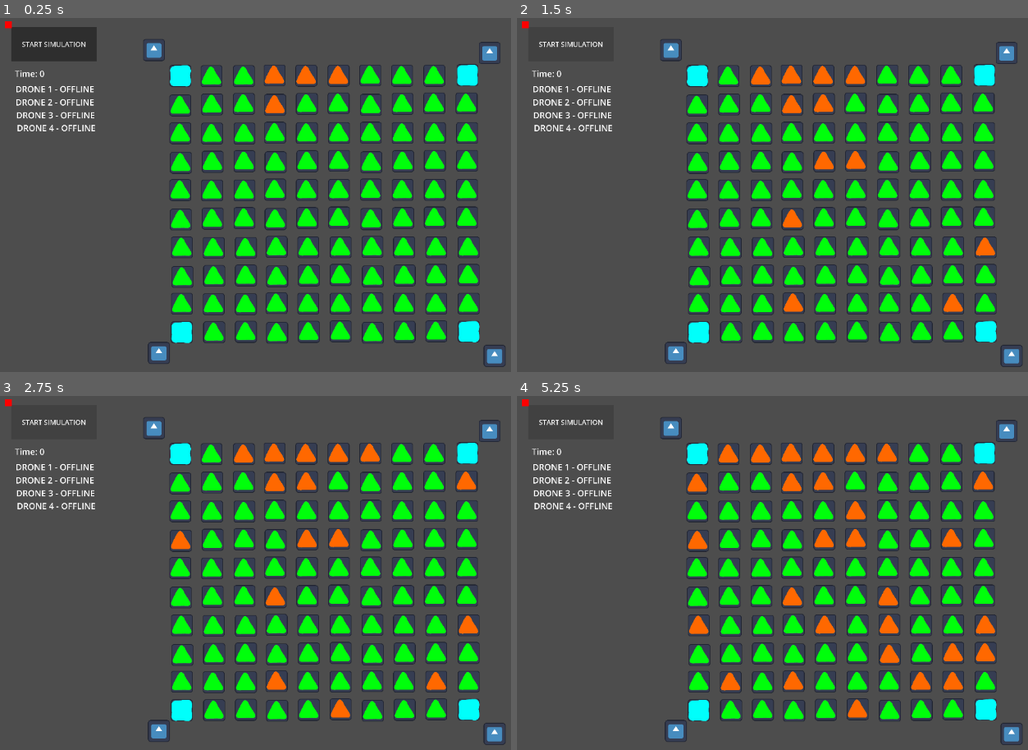
Above: before the commit, frames 1-4 (two rows, left to right).
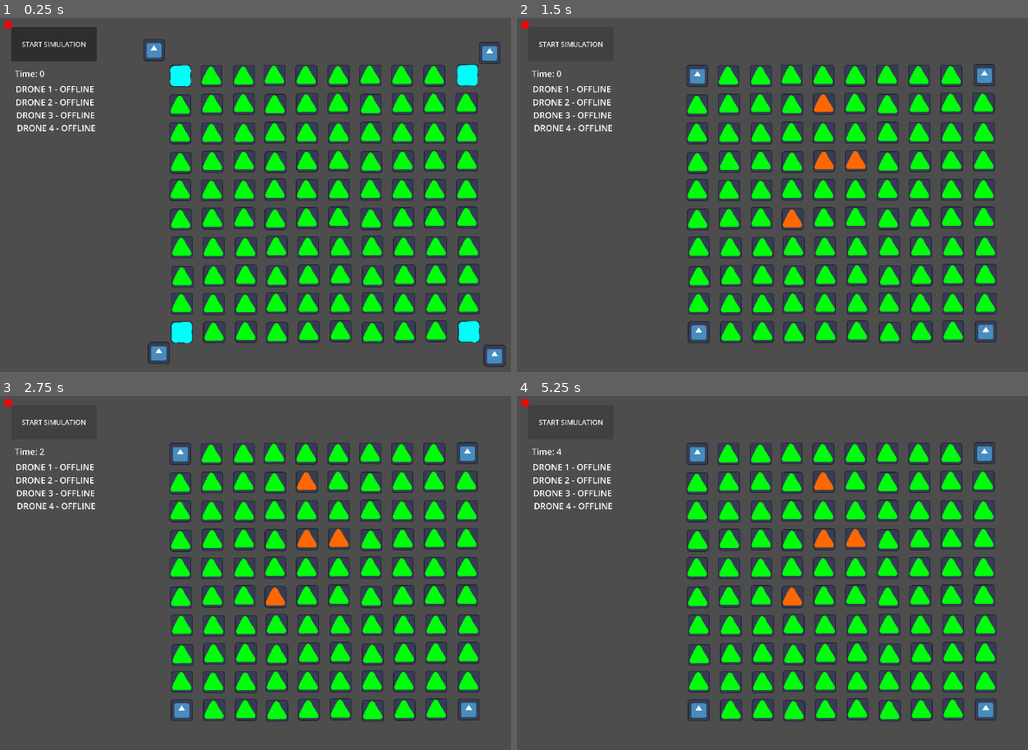
Above: after the commit, the same moments.

Repository: nabgit/Drone-Swarm-Using-GOAP-GA
Game: Godot game, scene res://Levels/main.tscn
The game is run twice, just before and just after one commit, with the same random seed, the same clock (stepped at 60 frames per second) and the same inputs. The engine's default icon, where the game draws it, is replaced by a stand-in: a white triangle on a blue panel in a dark square.
Inputs:
- Up to frame 1 (0.25 s): no input
- Up to frame 2 (1.5 s): click "START SIMULATION" at 0.5 s; click "START SIMULATION" at 1.25 s
- Up to frame 3 (2.75 s): click "START SIMULATION" at 2 s
- Up to frame 4 (5.25 s): tap Enter at 2.75, 4.25 s; tap Space at 3.5, 5 s

The runs differ from the first frame. In frame 1, 0.5% of the frame differs, in the area x 51-69%, y 13-27%; in frame 2, 2.7%; in frame 3, 3.3%; in frame 4, 5.0%, in the area x 7-99%, y 6-99%.
Error before the commit: Parse Error: Cannot infer the type of "n" variable because the value doesn't have a set type. (res://grid_manager.gd:74)

Commit message:
Finishing touches and fixes

Diff:
--- a/Levels/main.tscn
+++ b/Levels/main.tscn
@@ -4,6 +4,7 @@
 [ext_resource type="PackedScene" uid="uid://dtgqvyth3474k" path="res://Objects/Target_Object.tscn" id="2_nj2yk"]
 [ext_resource type="PackedScene" uid="uid://ddnbn1s56dc8s" path="res://Objects/WaterStation_Object.tscn" id="3_7pswh"]
 [ext_resource type="Script" uid="uid://cg62cm04o2f60" path="res://game_manager.gd" id="4_nj2yk"]
+[ext_resource type="Script" path="res://grid_manager.gd" id="5_grid"]
 
 [node name="Main" type="Node2D" unique_id=1322690549]
 
@@ -61,19 +62,15 @@
 
 [node name="TargetObject7" parent="." unique_id=1691152873 groups=["forest"] instance=ExtResource("2_nj2yk")]
 position = Vector2(-285, 64)
-is_on_fire = true
 
 [node name="TargetObject8" parent="." unique_id=196933188 groups=["forest"] instance=ExtResource("2_nj2yk")]
 position = Vector2(-99, 66)
-is_on_fire = true
 
 [node name="TargetObject9" parent="." unique_id=434895236 groups=["forest"] instance=ExtResource("2_nj2yk")]
 position = Vector2(90, 66)
-is_on_fire = true
 
 [node name="TargetObject10" parent="." unique_id=1351684446 groups=["forest"] instance=ExtResource("2_nj2yk")]
 position = Vector2(-282, 237)
-is_on_fire = true
 
 [node name="TargetObject11" parent="." unique_id=577762836 groups=["forest"] instance=ExtResource("2_nj2yk")]
 position = Vector2(-96, 231)
@@ -410,11 +407,10 @@
 [node name="WaterStation_Object4" parent="." unique_id=1811819077 groups=["water_station"] instance=ExtResource("3_7pswh")]
 position = Vector2(853, 1565)
 
+[node name="GridManager" type="Node" parent="."]
+script = ExtResource("5_grid")
+
 [node name="GameManager" type="Node" parent="." unique_id=963429042 groups=["game_manager"]]
 script = ExtResource("4_nj2yk")
 
-[connection signal="pressed" from="CanvasLayer_UI/Control/Button" to="NPC" method="_on_button_pressed"]
-[connection signal="pressed" from="CanvasLayer_UI/Control/Button" to="NPC2" method="_on_button_pressed"]
-[connection signal="pressed" from="CanvasLayer_UI/Control/Button" to="NPC3" method="_on_button_pressed"]
-[connection signal="pressed" from="CanvasLayer_UI/Control/Button" to="NPC4" method="_on_button_pressed"]
 [connection signal="pressed" from="CanvasLayer_UI/Control/Button" to="GameManager" method="_on_button_pressed"]
--- a/Objects/npc.gd
+++ b/Objects/npc.gd
@@ -11,7 +11,7 @@
 var grid_manager: GridManager = null
 
 # Grid movement
-var grid_pos := Vector2i(-1, -1)
+var grid_coord := Vector2i(-1, -1)
 var move_path: Array[Vector2i] = []
 
 # Visual interpolation between grid cells
@@ -46,9 +46,9 @@
 
 func start_simulation():
 	simulation_started = true
-	# Snap grid_pos from current world position.
+	# Snap grid_coord from current world position.
 	if grid_manager:
-		grid_pos = grid_manager.world_to_grid(global_position)
+		grid_coord = grid_manager.world_to_grid(global_position)
 		visual_from = global_position
 		visual_to = global_position
 	_enter_idle()
@@ -137,10 +137,10 @@
 
 	# Get path from grid_manager.
 	var target_grid: Vector2i = current_target_object.grid_coord
-	move_path = grid_manager.find_path(grid_pos, target_grid)
+	move_path = grid_manager.find_path(grid_coord, target_grid)
 
 	# Remove the first element (current position).
-	if not move_path.is_empty() and move_path[0] == grid_pos:
+	if not move_path.is_empty() and move_path[0] == grid_coord:
 		move_path.remove_at(0)
 
 	if move_path.is_empty():
@@ -168,9 +168,9 @@
 	var next_cell: Vector2i = move_path[0]
 	move_path.remove_at(0)
 
-	visual_from = grid_manager.grid_to_world(grid_pos)
-	grid_pos = next_cell
-	visual_to = grid_manager.grid_to_world(grid_pos)
+	visual_from = grid_manager.grid_to_world(grid_coord)
+	grid_coord = next_cell
+	visual_to = grid_manager.grid_to_world(grid_coord)
 
 	# If path exhausted, we've arrived.
 	if move_path.is_empty():
@@ -183,7 +183,7 @@
 		return
 
 	# Snap to target world position.
-	visual_from = grid_manager.grid_to_world(grid_pos)
+	visual_from = grid_manager.grid_to_world(grid_coord)
 	visual_to = visual_from
 
 	if current_action_name.begins_with("extinguish") or current_action_name == "assist_drone":
--- a/game_manager.gd
+++ b/game_manager.gd
@@ -4,6 +4,9 @@
 const NUM_FIRES_PER_ROUND := 4
 const NUM_GENERATIONS := 100
 const TICK_INTERVAL := 1.0  # 1 second per tick
+
+## Set > 1 to fast-forward (e.g. 50 = 50x speed). Set to 0 for uncapped (run as fast as possible).
+const SIMULATION_SPEED := 1.0  # 1 = real-time, >1 = fast-forward, 0 = uncapped
 
 var generation := 0
 var tick_count := 0
@@ -15,7 +18,7 @@
 var drone_home_stations: Array = []  # Nearest water station per drone
 
 @onready var timer_label = $"../CanvasLayer_UI/Control/Label-Timer"
-@onready var grid_manager: GridManager = $"../GridManager"
+@onready var grid_manager = $"../GridManager"
 
 # Seed parents for generation 0.
 var alpha_parent := {
@@ -87,12 +90,16 @@
 	if not round_active:
 		return
 
-	tick_accumulator += delta
-
-	# Execute discrete ticks.
-	while tick_accumulator >= TICK_INTERVAL:
+	var scaled_delta: float = delta * SIMULATION_SPEED if SIMULATION_SPEED > 0 else delta * 1000.0
+	tick_accumulator += scaled_delta
+
+	# Execute discrete ticks (cap per frame to avoid freezing).
+	var ticks_this_frame := 0
+	var max_ticks_per_frame := 10000
+	while tick_accumulator >= TICK_INTERVAL and ticks_this_frame < max_ticks_per_frame:
 		tick_accumulator -= TICK_INTERVAL
 		_execute_tick()
+		ticks_this_frame += 1
 		if not round_active:
 			return
 
@@ -117,16 +124,17 @@
 	if not drones_deployed and grid_manager.should_deploy_drones():
 		_deploy_drones()
 
-	# 3) Tick all active drones.
+	# 3) Tick cooperative extinguishing on burning cells (before drone ticks,
+	#    so drones that finish this tick still contribute their last increment).
+	for cell in grid_manager.get_burning_cells():
+		if cell.has_method("tick_extinguish"):
+			cell.tick_extinguish()
+
+	# 4) Tick all active drones.
 	if drones_deployed:
 		for drone in drones:
 			if drone.has_method("tick"):
 				drone.tick()
-
-	# 4) Tick cooperative extinguishing on burning cells.
-	for cell in grid_manager.get_burning_cells():
-		if cell.has_method("tick_extinguish"):
-			cell.tick_extinguish()
 
 	# 5) Check round end: all fires out (and no burning) or timeout.
 	var burning = grid_manager.get_burning_cells()
@@ -160,6 +168,16 @@
 			"fitness": fitness,
 		})
 
+	# Detailed round stats.
+	var alive = grid_manager.get_forest_alive_count()
+	var burning = grid_manager.get_burning_cells().size()
+	var dead = grid_manager.total_forest - alive
+	var total_fires_ext := 0
+	for drone in drones:
+		total_fires_ext += drone.fires_extinguished
+	print("  Round ended at tick %d | Alive: %d/%d | Dead: %d | Still burning: %d | Fires extinguished: %d" % [
+		tick_count, alive, grid_manager.total_forest, dead, burning, total_fires_ext])
+
 	GeneticAlgorithm.log_generation_stats(generation, population)
 	generation += 1
 
@@ -169,7 +187,7 @@
 
 	# Evolve the next generation and start the next round after a brief pause.
 	var next_weights = GeneticAlgorithm.evolve_from_population(population, drones.size())
-	await get_tree().create_timer(1.5).timeout
+	await get_tree().create_timer(0.05).timeout
 	_begin_round(next_weights)
 
 
--- a/grid_manager.gd
+++ b/grid_manager.gd
@@ -70,8 +70,9 @@
 
 func get_adjacent_cells(cell: Vector2i) -> Array[Vector2i]:
 	var neighbors: Array[Vector2i] = []
-	for offset in [Vector2i(0, -1), Vector2i(0, 1), Vector2i(-1, 0), Vector2i(1, 0)]:
-		var n := cell + offset
+	var offsets: Array[Vector2i] = [Vector2i(0, -1), Vector2i(0, 1), Vector2i(-1, 0), Vector2i(1, 0)]
+	for offset in offsets:
+		var n: Vector2i = cell + offset
 		if n.x >= 0 and n.x < GRID_SIZE and n.y >= 0 and n.y < GRID_SIZE:
 			neighbors.append(n)
 	return neighbors
Not shown, added: grid_manager.gd.uid
